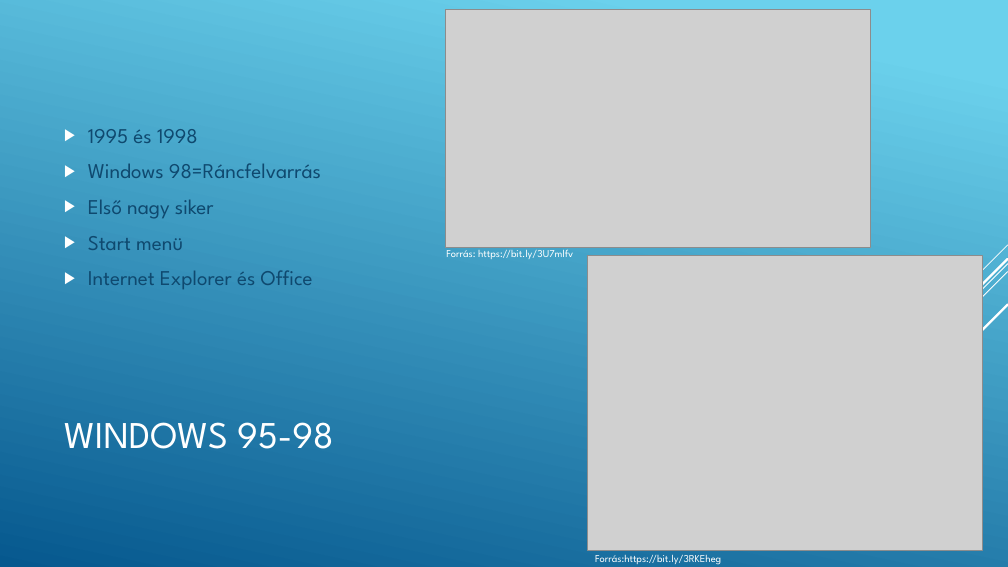
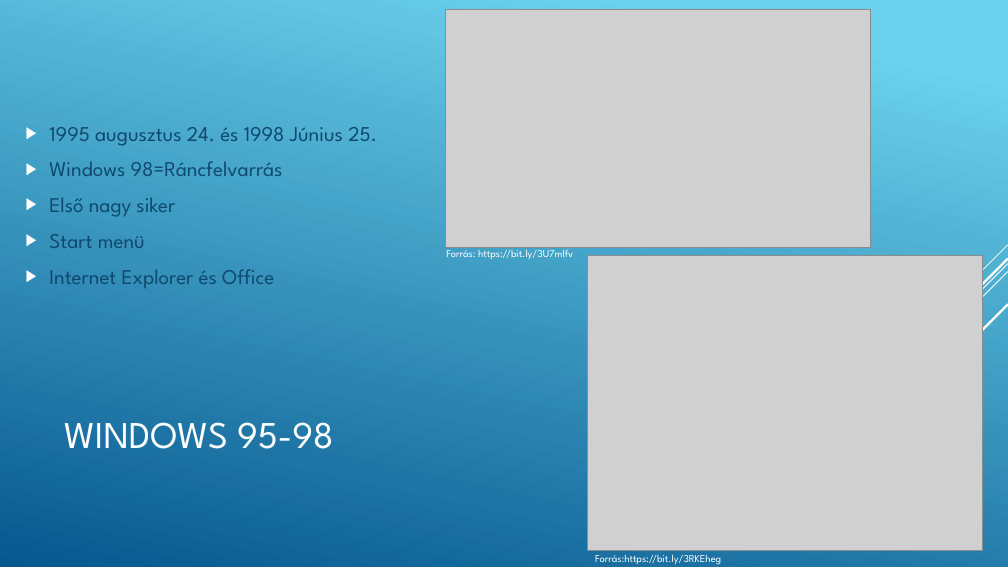
Before and after one commit to Martinanevem/ppt, a slide deck: slide 3 of A Windows történelme.pptx. Drawn at 1008x567 pixels with LibreOffice and Linux fonts; fonts in the diff are those of the drawing; grey boxes stand for pictures. Boxes give left, top, right and bottom in pixels: in the first picture for what was removed or moved away, otherwise in the second. Text is boxed around its words. In the diff, an @@ line names an element or a change of style, - is before the commit and + after.

```diff
--- a/A Windows történelme.pptx
+++ b/A Windows történelme.pptx
@@ text "1995 augusztus 24. és 1998 ...": place and size @@
-text "1995 augusztus 24. és 1998 ..." at [88, 129, 321, 289]
+text "1995 augusztus 24. és 1998 ..." at [49, 127, 377, 288]
@@ text at [49, 127, 377, 146]: text changed @@
-▶ 1995 és 1998
+▶ 1995 augusztus 24. és 1998 Június 25.
```
Also in this commit, not shown: 7 other slides changed.
